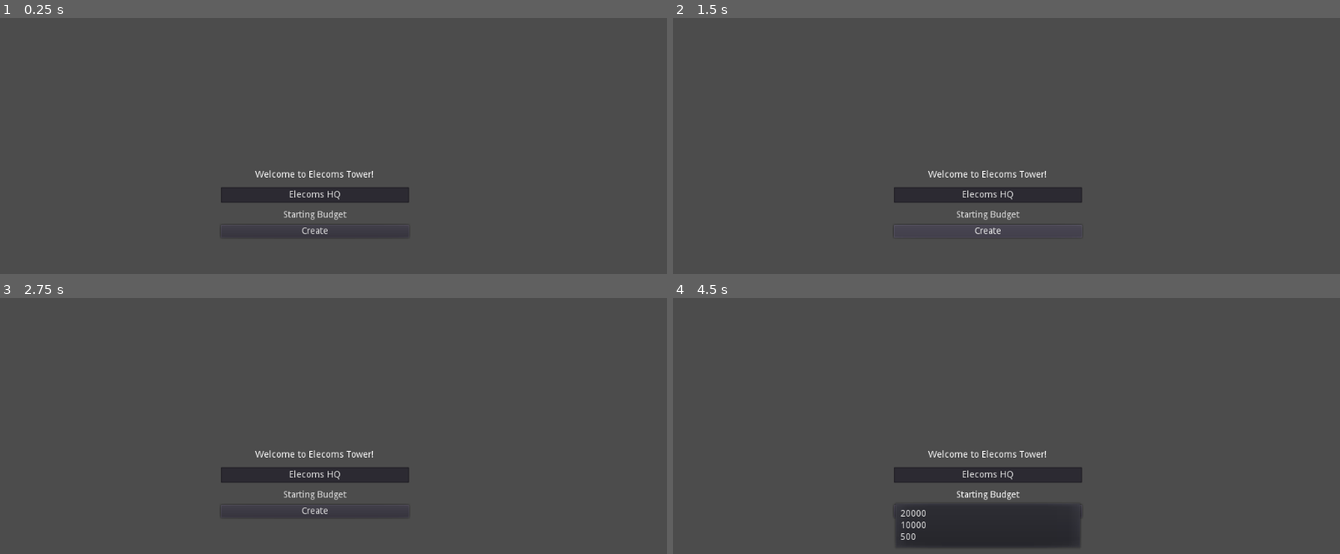
Above: before the commit, frames 1-4 (two rows, left to right).
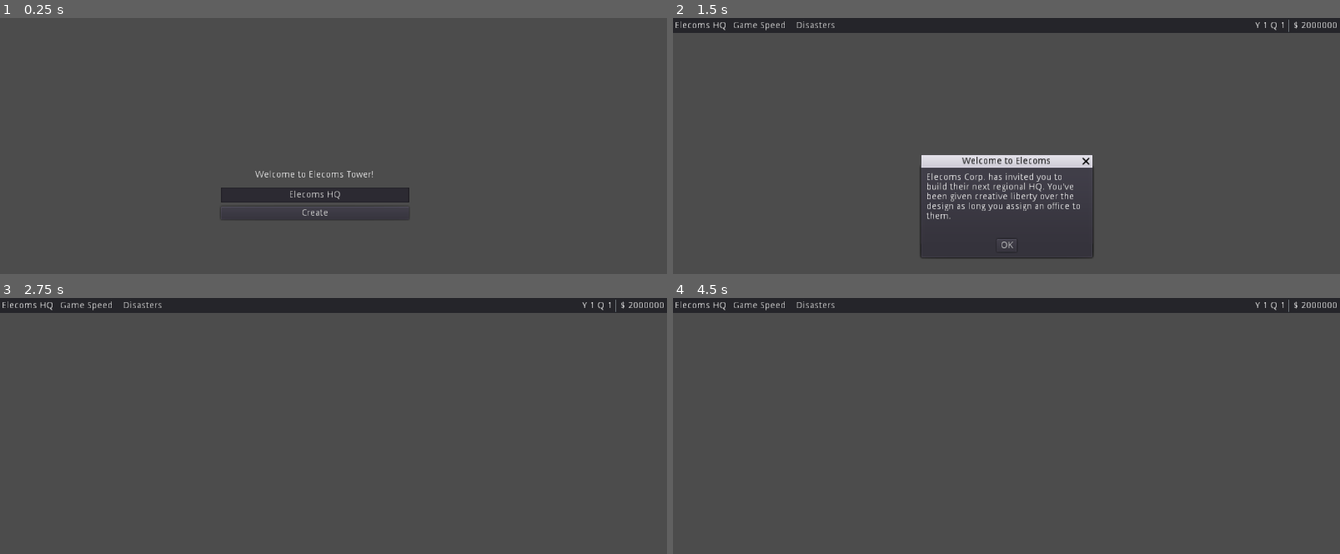
Above: after the commit, the same moments.

Repository: tonytins/skyscraperrising
Game: Godot game, scene res://src/titlescreen.tscn
The game is run twice, just before and just after one commit, with the same random seed, the same clock (stepped at 60 frames per second) and the same inputs.
Inputs (mouse positions are in pixels of both pictures, inside the frame that each line leads up to):
- Up to frame 1 (0.25 s): no input
- Up to frame 2 (1.5 s): click (986, 215) at 0.5 s, where only the run before the commit has a clickable "Starting Budget"; click (986, 230) at 1.25 s, where only the run before the commit has a clickable "Create"
- Up to frame 3 (2.75 s): click (333, 525) at 2 s, where only the run after the commit has a clickable "OK"
- Up to frame 4 (4.5 s): click (759, 305) at 2.75 s, where only the run after the commit has a clickable "Game Speed"; click (813, 305) at 3.5 s, where only the run after the commit has a clickable "Disasters"; click (986, 495) at 4.25 s, where only the run before the commit has a clickable "Starting Budget"

The runs differ from the first frame. In frame 1, 0.5% of the frame differs, in the area x 33-61%, y 59-85%; in frame 2, 10%; in frame 3, 7.7%; in frame 4, 12%, in the area x 0-100%, y 0-98%.

Commit message:
Added income frequency
- Added years and quarters to the interface
- Created timer that increments the number of quarters in a year until it reaches four. After four, the quarter resets and the year increments.
- Renamed TowerData to GameData

Diff:
--- a/project/assets/office.tscn
+++ b/project/assets/office.tscn
@@ -9,7 +9,3 @@
 room_expense = 350
 room_capacity = 1
 is_rentable = true
-
-[node name="Rent" type="Timer" parent="."]
-wait_time = 5.0
-[connection signal="timeout" from="Rent" to="." method="_on_Rent_timeout"]
--- a/project/project.godot
+++ b/project/project.godot
@@ -21,11 +21,11 @@
 
 [autoload]
 
-TowerData="*res://src/autoload/twrdata.gd"
+GameData="*res://src/autoload/gamedata.gd"
 
 [display]
 
-window/stretch/mode="viewport"
+window/stretch/mode="2d"
 window/stretch/aspect="keep"
 
 [rendering]
--- /dev/null
+++ b/project/src/autoload/gamedata.gd
@@ -0,0 +1,8 @@
+extends Node
+
+var tower_name: String
+var budget: int = 2000000
+var year: int = 1
+var prev_quarter: int
+var quarter: int = 1
+enum GameSpeed { SLOW, MEDIUM, FAST }
--- a/project/src/autoload/twrdata.gd
+++ /dev/null
@@ -1,16 +0,0 @@
-extends Node
-
-var tower_name: String
-
-var budget: int
-var prev_budget: int
-
-func starting_budget(lev: int):
-
-	if lev == 3:
-		budget = 5000
-	elif lev == 2:
-		budget = 10000
-	# Default to easy mode
-	else:
-		budget = 20000
--- a/project/src/gpanel.gd
+++ /dev/null
@@ -1,7 +0,0 @@
-extends Panel
-
-func _ready():
-	$TwrMenus/TwrNameLbl.text = TowerData.tower_name
-
-func _process(delta):
-	$TwrMenus/MoneyLbl.text = str(TowerData.budget)
--- a/project/src/gui.gd
+++ b/project/src/gui.gd
@@ -2,12 +2,16 @@
 
 
 func _ready():
+	$GPanel/GameStatus/MoneyLbl.text = str(GameData.budget)
+	$GPanel/GameStatus/YearNumLbl.text = str(GameData.year)
+	$GPanel/GameStatus/QuaterNumLbl.text = str(GameData.quarter)
+	$GPanel/GameMenus/NameLbl.text = GameData.tower_name
 	$WelcomeDlg.show()
-	$GPanel/GameMenus/NameLbl.text = TowerData.tower_name
 
 func _process(delta):
-	# $GPanel/GameStatus/MoneyLbl.text = str(TowerData.budget)
-	pass
+	$GPanel/GameStatus/MoneyLbl.text = str(GameData.budget)
+	$GPanel/GameStatus/YearNumLbl.text = str(GameData.year)
+	$GPanel/GameStatus/QuaterNumLbl.text = str(GameData.quarter)
 
 func _on_WelcomeDlg_confirmed():
 	$WelcomeDlg.hide()
--- a/project/src/gui.tscn
+++ b/project/src/gui.tscn
@@ -30,20 +30,20 @@
 
 [node name="NameLbl" type="Label" parent="GPanel/GameMenus"]
 margin_top = 3.0
-margin_right = 80.0
+margin_right = 9.0
 margin_bottom = 17.0
-text = "Tower Name"
+text = "#"
 
 [node name="GameSpeed" type="MenuButton" parent="GPanel/GameMenus"]
-margin_left = 84.0
-margin_right = 177.0
+margin_left = 13.0
+margin_right = 106.0
 margin_bottom = 20.0
 text = "Game Speed"
 items = [ "Slow", null, 0, false, false, 0, 0, null, "", false, "Medium", null, 0, false, false, 1, 0, null, "", false, "Fast", null, 0, false, false, 2, 0, null, "", false ]
 
 [node name="Disasters" type="MenuButton" parent="GPanel/GameMenus"]
-margin_left = 181.0
-margin_right = 253.0
+margin_left = 110.0
+margin_right = 182.0
 margin_bottom = 20.0
 text = "Disasters"
 
@@ -60,6 +60,39 @@
 __meta__ = {
 "_edit_use_anchors_": false
 }
+
+[node name="YearLbl" type="Label" parent="GPanel/GameStatus"]
+margin_left = 193.0
+margin_top = 3.0
+margin_right = 200.0
+margin_bottom = 17.0
+text = "Y"
+
+[node name="YearNumLbl" type="Label" parent="GPanel/GameStatus"]
+margin_left = 204.0
+margin_top = 3.0
+margin_right = 212.0
+margin_bottom = 17.0
+text = "1"
+
+[node name="QuaterLbl" type="Label" parent="GPanel/GameStatus"]
+margin_left = 216.0
+margin_top = 3.0
+margin_right = 227.0
+margin_bottom = 17.0
+text = "Q"
+
+[node name="QuaterNumLbl" type="Label" parent="GPanel/GameStatus"]
+margin_left = 231.0
+margin_top = 3.0
+margin_right = 239.0
+margin_bottom = 17.0
+text = "1"
+
+[node name="VSeparator" type="VSeparator" parent="GPanel/GameStatus"]
+margin_left = 243.0
+margin_right = 247.0
+margin_bottom = 20.0
 
 [node name="CurrencyLbl" type="Label" parent="GPanel/GameStatus"]
 margin_left = 251.0
@@ -84,6 +117,7 @@
 text = "Debug"
 
 [node name="WelcomeDlg" type="AcceptDialog" parent="."]
+pause_mode = 2
 anchor_left = 0.5
 anchor_top = 0.5
 anchor_right = 0.5
--- a/project/src/newgame.gd
+++ b/project/src/newgame.gd
@@ -2,6 +2,6 @@
 
 func _on_CreateBtn_pressed():
 	var tower_name = $TwrNameEdit.text
-	TowerData.tower_name = tower_name
+	GameData.tower_name = tower_name
 
 	get_tree().change_scene("res://src/world.tscn")
--- a/project/src/room.gd
+++ b/project/src/room.gd
@@ -1,19 +1,31 @@
 extends Node2D
 
-export var room_cost: int
+enum IncomeFrequency { ONE_TIME, QUARTERLY, DAILY }
+
+export var room_cost: int = 10000
 export var room_income: int
 export var room_expense: int
 export var room_capacity: int
 export var is_rentable: bool
+export(IncomeFrequency) var income_frequency = IncomeFrequency.DAILY
 
+var rent: Timer
 var is_vacant: bool
 var num_of_tenants: int
 var is_full: bool
 
 func _ready():
+
+	match income_frequency:
+		# TODO: how long should a day be?
+		IncomeFrequency.DAILY:
+			rent.wait_time = 1
+		IncomeFrequency.QUARTERLY:
+			rent.wait_time = 5
+
 	# Once placed in-world, it'll substract from your budget
-	if TowerData.budget >= room_cost:
-		TowerData.budget = -room_cost
+	if GameData.budget >= room_cost:
+		GameData.budget = -room_cost
 
 func _process(delta):
 
@@ -22,12 +34,14 @@
 		if num_of_tenants >= room_capacity:
 			is_vacant = false
 			num_of_tenants += 1
-			$Rent.start()
+			rent.start()
 		else:
-			$Rent.stop()
+			rent.stop()
 
-func _on_Rent_timeout():
-	# On timeout, pay the player and restart timer
-	if room_income != 0:
-		TowerData.budget = room_income
-		$Rent.start()
+	match income_frequency:
+		IncomeFrequency.DAILY:
+			# On timeout, pay the player and restart timer
+			GameData.budget = room_income
+			rent.start()
+		IncomeFrequency.ONE_TIME:
+			GameData.budget = room_income
--- a/project/src/titlescreen.tscn
+++ b/project/src/titlescreen.tscn
@@ -29,22 +29,11 @@
 "_edit_use_anchors_": false
 }
 
-[node name="BudgetMenu" type="MenuButton" parent="."]
-margin_left = 339.0
-margin_top = 294.0
-margin_right = 628.0
-margin_bottom = 314.0
-text = "Starting Budget"
-items = [ "20000", null, 0, false, false, 0, 0, null, "", false, "10000", null, 0, false, false, 1, 0, null, "", false, "500", null, 0, false, false, 2, 0, null, "", false ]
-__meta__ = {
-"_edit_use_anchors_": false
-}
-
 [node name="CreateBtn" type="Button" parent="."]
 margin_left = 339.0
-margin_top = 319.0
+margin_top = 291.0
 margin_right = 628.0
-margin_bottom = 339.0
+margin_bottom = 311.0
 text = "Create"
 __meta__ = {
 "_edit_use_anchors_": false
--- /dev/null
+++ b/project/src/world.gd
@@ -0,0 +1,12 @@
+extends Node
+
+func _on_Quarters_timeout():
+
+	if GameData.prev_quarter == 4:
+		GameData.quarter = 1
+		GameData.year += 1
+	else:
+		GameData.quarter += 1
+
+	GameData.prev_quarter = GameData.quarter
+	$Quarters.start()
--- a/project/src/world.tscn
+++ b/project/src/world.tscn
@@ -1,7 +1,14 @@
-[gd_scene load_steps=2 format=2]
+[gd_scene load_steps=3 format=2]
 
+[ext_resource path="res://src/world.gd" type="Script" id=1]
 [ext_resource path="res://src/gui.tscn" type="PackedScene" id=2]
 
 [node name="World" type="Node"]
+script = ExtResource( 1 )
 
 [node name="GUI" parent="." instance=ExtResource( 2 )]
+
+[node name="Quarters" type="Timer" parent="."]
+wait_time = 5.0
+autostart = true
+[connection signal="timeout" from="Quarters" to="." method="_on_Quarters_timeout"]
